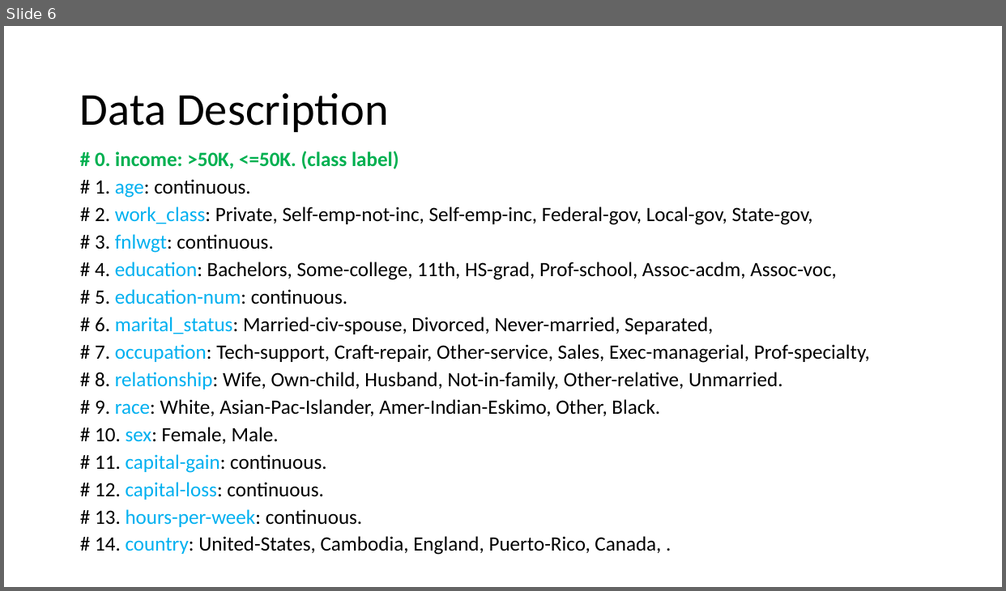
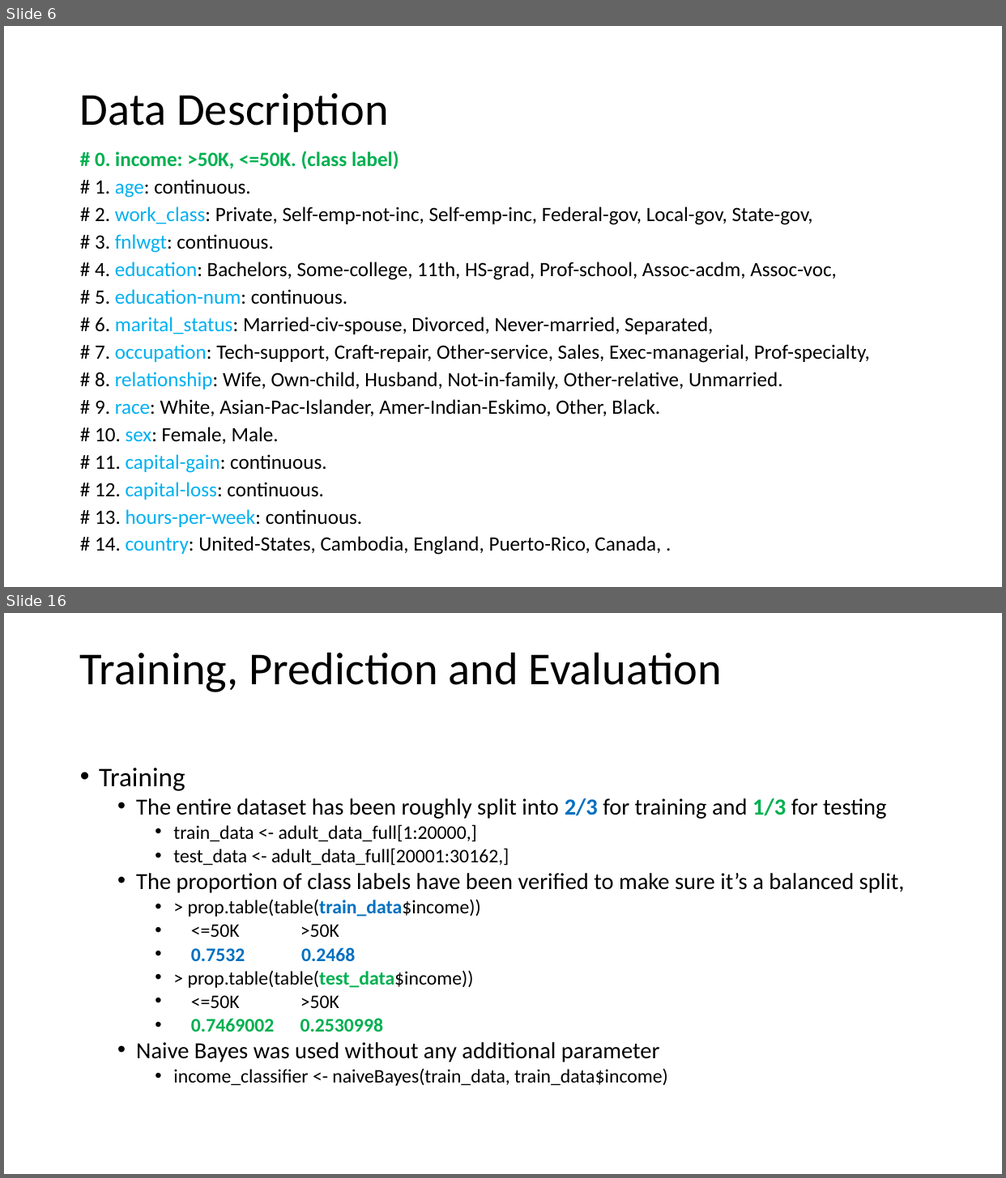
Before and after one commit to lifengzhi/msa_mh8101_or1_lp, a slide deck: mh8111_assignment/NaiveBayes.pptx. Shown one above the other, each under a label of ours: slide 6 before the commit, slides 6 and 16 after it; the slides between them are not shown. The pictures are 1006x591 and 1006x1178 pixels, drawn with LibreOffice and Linux fonts; fonts in the diff are those of the drawing. Boxes give left, top, right and bottom in pixels: in the first picture for what was removed or moved away, otherwise in the second. Text is boxed around its words. In the diff, an @@ line names an element or a change of style, - is before the commit and + after.

```diff
--- a/mh8111_assignment/NaiveBayes.pptx
+++ b/mh8111_assignment/NaiveBayes.pptx
@@ slide 16 added at [4,613,1002,1174], background #FFFFFF @@
@@ title added at [80,652,722,692], 44 pt, text #000000 @@
+Training, Prediction and Evaluation
@@ text added at [99,768,905,1086], 18.5 pt, text #000000 @@
+• Training
+  • The entire dataset has been roughly split into 2/3 for training and 1/3 for testing
+    • train_data <- adult_data_full[1:20000,]
+    • test_data <- adult_data_full[20001:30162,]
+  • The proportion of class labels have been verified to make sure it’s a balanced split,
+    • > prop.table(table(train_data$income))
+    • <=50K >50K
+    • 0.7532 0.2468
+    • > prop.table(table(test_data$income))
+    • <=50K >50K
+    • 0.7469002 0.2530998
+  • Naive Bayes was used without any additional parameter
+    • income_classifier <- naiveBayes(train_data, train_data$income)
```
Also in this commit, not shown: 6 slides changed, 8 other slides added, 10 slides removed.
